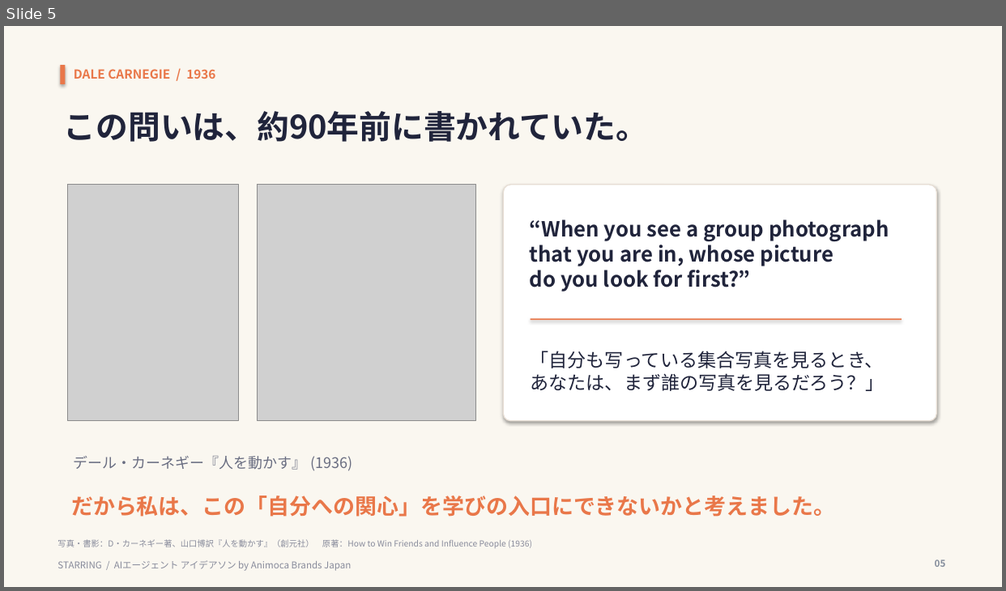
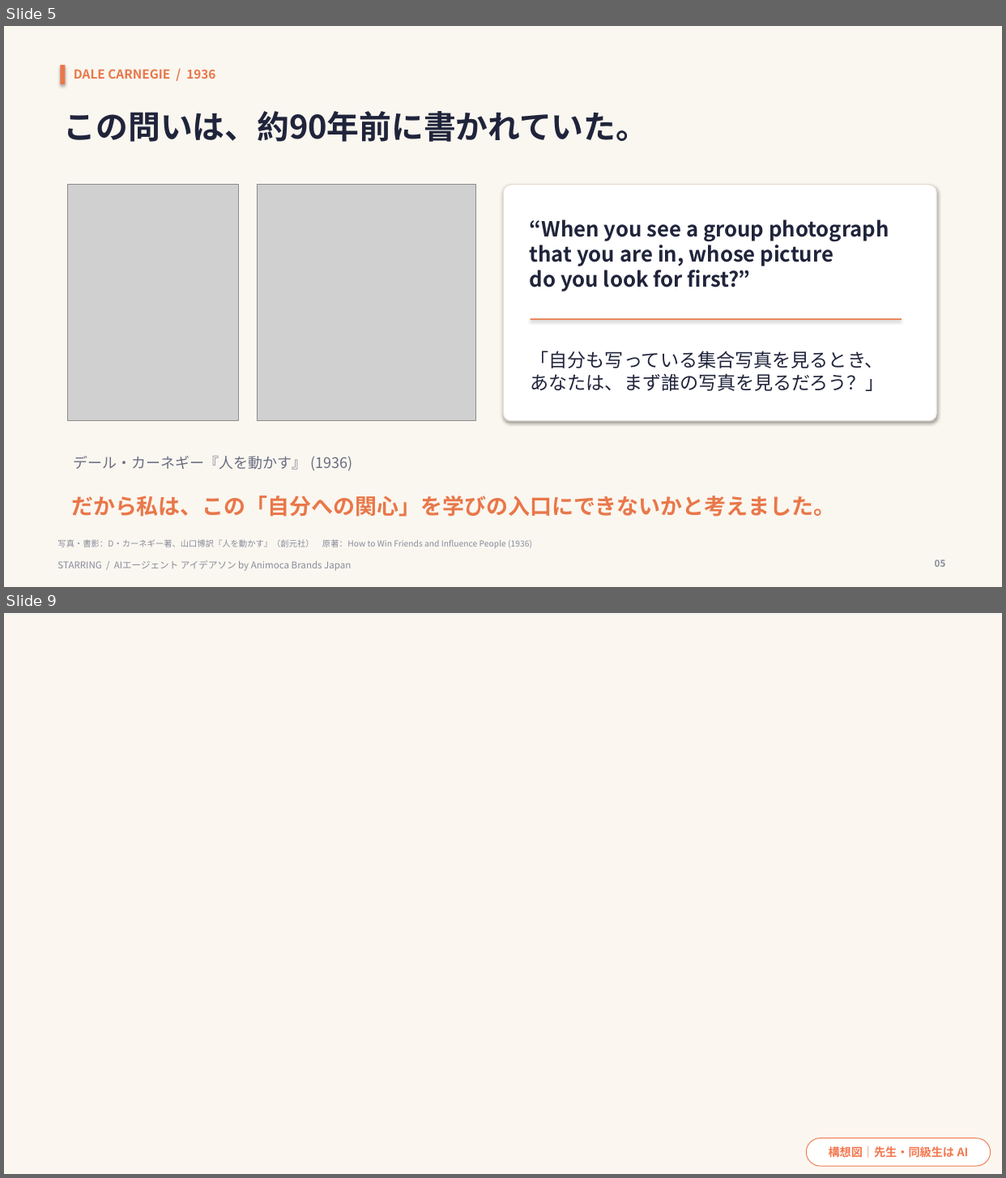
Before and after one commit to zpx9/a1, a slide deck: STARRING_final.pptx. Shown one above the other, each under a label of ours: slide 5 before the commit, slides 5 and 9 after it; the slides between them are not shown. The pictures are 1006x591 and 1006x1178 pixels, drawn with LibreOffice and Linux fonts; fonts in the diff are those of the drawing; grey boxes stand for pictures; background and template pictures are left out. Boxes give left, top, right and bottom in pixels: in the first picture for what was removed or moved away, otherwise in the second. Text is boxed around its words. In the diff, an @@ line names an element or a change of style, - is before the commit and + after.

```diff
--- a/STARRING_final.pptx
+++ b/STARRING_final.pptx
@@ slide 9 added at [4,613,1002,1174], background picture (left out) @@
@@ rectangle added at [4,615,1002,1174], fill #FBF7F0 @@
@@ rounded rectangle added at [807,1139,991,1166], fill #FFFFFF, outline #F4774E 0.75 pt @@
@@ text added at [829,1147,969,1158], 11 pt, text #F4774E, bold @@
+構想図｜先生・同級生は AI
```
Also in this commit, not shown: 9 slides changed, 1 slide removed, 1 other file.
